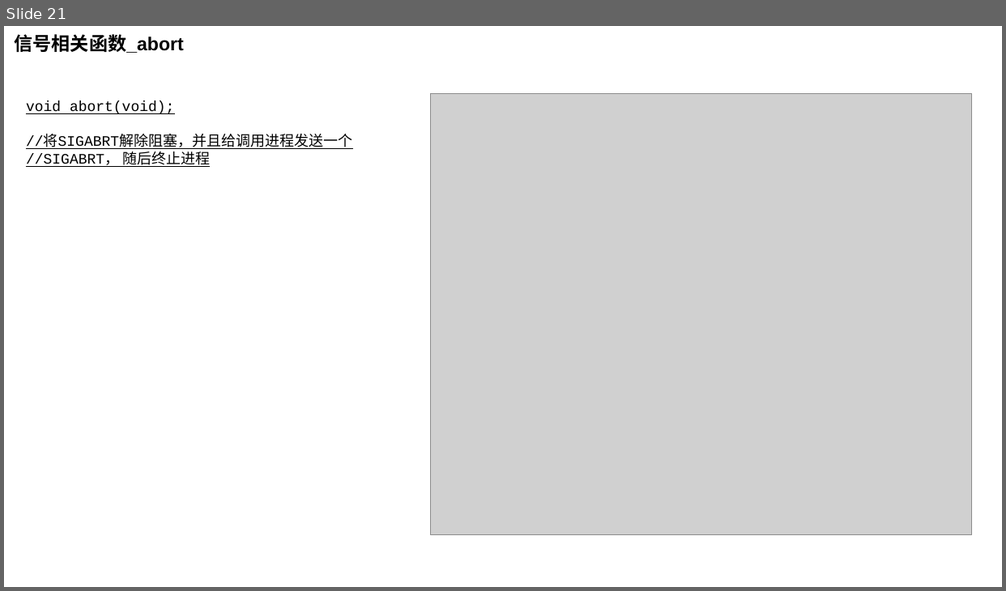
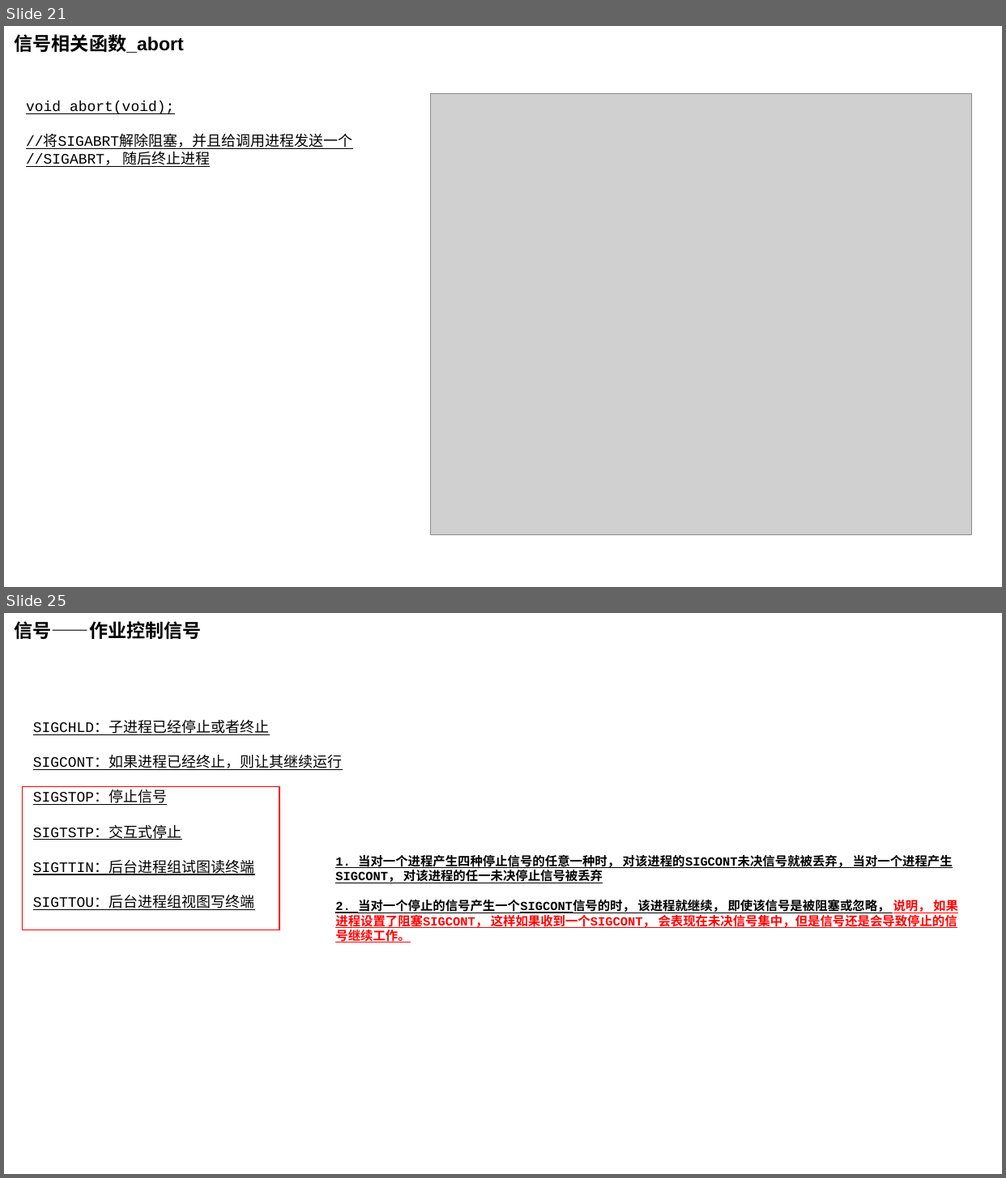
Before and after one commit to zhaosonggo/APUE, a slide deck: 信号.pptx. Shown one above the other, each under a label of ours: slide 21 before the commit, slides 21 and 25 after it; the slides between them are not shown. The pictures are 1006x591 and 1006x1178 pixels, drawn with LibreOffice and Linux fonts; fonts in the diff are those of the drawing; grey boxes stand for pictures. Boxes give left, top, right and bottom in pixels: in the first picture for what was removed or moved away, otherwise in the second. Text is boxed around its words. In the diff, an @@ line names an element or a change of style, - is before the commit and + after.

```diff
--- a/信号.pptx
+++ b/信号.pptx
@@ slide 25 added at (4, 613, 1002, 1174), background #FFFFFF @@
@@ text added at (15, 621, 202, 639), 18 pt, text #000000, bold @@
+信号——作业控制信号
@@ text added at (33, 722, 343, 910), 14 pt, text #000000, underline @@
+SIGCHLD：子进程已经停止或者终止
+SIGCONT：如果进程已经终止，则让其继续运行
+SIGSTOP：停止信号
+SIGTSTP：交互式停止
+SIGTTIN：后台进程组试图读终端
+SIGTTOU：后台进程组视图写终端
@@ rectangle added at (23, 786, 279, 930), outline #FF0000 1 pt @@
@@ text added at (335, 855, 958, 943), 12 pt, text #000000, bold, underline @@
+1. 当对一个进程产生四种停止信号的任意一种时， 对该进程的SIGCONT未决信号就被丢弃， 当对一个进程产生SIGCONT， 对该进程的任一未决停止信号被丢弃
+2. 当对一个停止的信号产生一个SIGCONT信号的时， 该进程就继续， 即使该信号是被阻塞或忽略， 说明， 如果进程设置了阻塞SIGCONT， 这样如果收到一个SIGCONT， 会表现在未决信号集中，但是信号还是会导致停止的信号继续工作。
```
Also in this commit, not shown: 4 other slides added, 1 slide removed, 8 other files.
